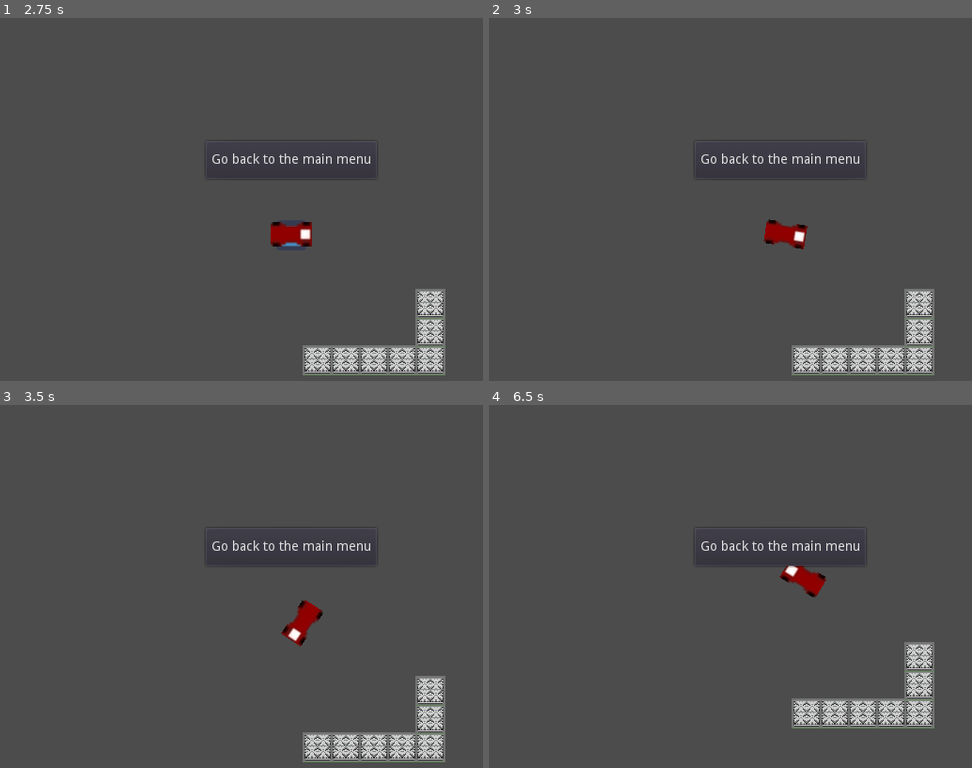
Above: before the commit, frames 1-4 (two rows, left to right).
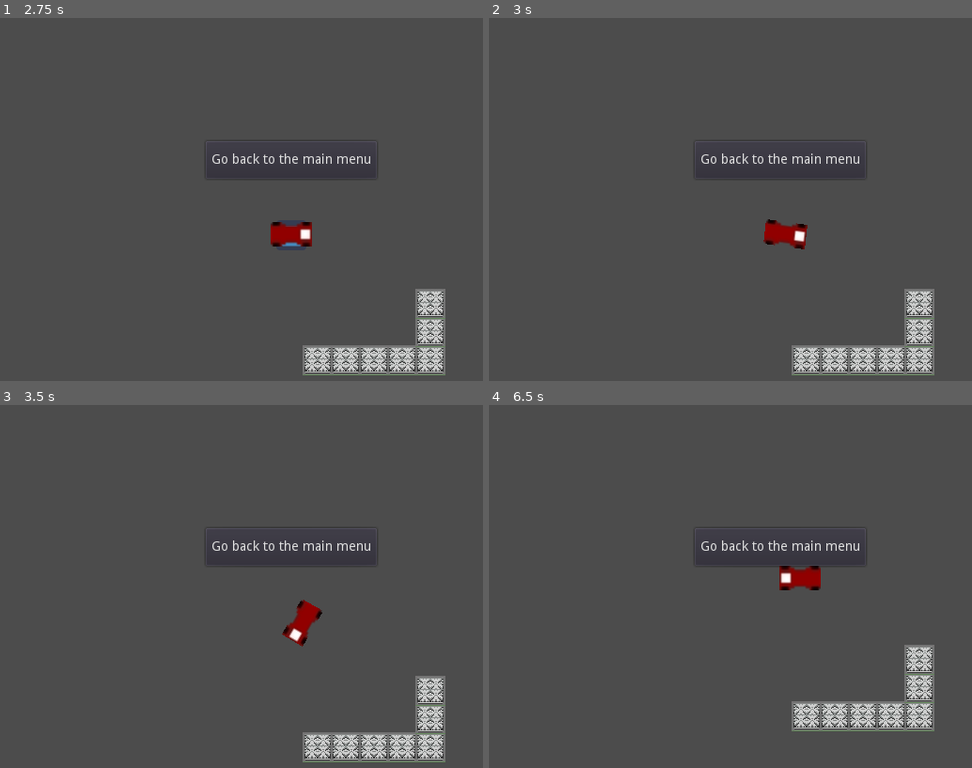
Above: after the commit, the same moments.

Repository: svntax/LD41-C2IG
Game: Godot game, scene res://Scenes/main_menu.tscn
Two runs of this game, one before a commit and one after it. Both use one fixed random seed, a clock stepped at 60 frames per second and the inputs below. The engine's default icon, where the game draws it, is replaced by a stand-in: a white triangle on a blue panel in a dark square.
Inputs:
- Up to frame 1 (2.75 s): click "Start" at 0.5 s; click "Go back to the main menu" at 1.25 s; click "Start" at 2 s
- Up to frame 2 (3 s): tap Enter at 2.75 s; hold D (STEER_RIGHT) from 2.78 s (still down); tap Space (RIDE_VEHICLE) at 2.85 s
- Up to frame 3 (3.5 s): keep holding D (STEER_RIGHT)
- Up to frame 4 (6.5 s): release D (STEER_RIGHT) at 3.53 s; hold S (BRAKE) 3.53-4.28 s; tap Space (RIDE_VEHICLE) every 0.75 s from 3.6 to 5.85 s; hold D (STEER_RIGHT) 4.28-5.03 s; hold W (DRIVE_FORWARD) 5.03-5.78 s; hold A (STEER_LEFT) from 5.78 s (still down)

Frame 1 is identical in both runs. In frame 2, less than 0.1% of the frame differs, in the area x 56-66%, y 55-64%; in frame 3, 0.1%; in frame 4, 2.7%, in the area x 60-93%, y 44-90%.

Commit message:
Player cannot rotate while in walking mode

Diff:
--- a/Scripts/player_controls.gd
+++ b/Scripts/player_controls.gd
@@ -16,6 +16,7 @@
 func _ready():
     walkingSprite = get_parent().find_node("WalkingSprite")
     vehicleSprite = get_parent().find_node("VehicleSprite")
+    self.mode = RigidBody2D.MODE_CHARACTER
 
 #General update loop
 func _process(delta):
@@ -23,11 +24,13 @@
         if(VEHICLE_MODE):
             #Get out of the vehicle, back to walking
             VEHICLE_MODE = false
+            self.mode = RigidBody2D.MODE_CHARACTER
             walkingSprite.show()
             vehicleSprite.hide()
         else:
             #TODO only if near vehicle, for now just a simple toggle
             VEHICLE_MODE = true
+            self.mode = RigidBody2D.MODE_RIGID
             vehicleSprite.show()
             walkingSprite.hide()
 
